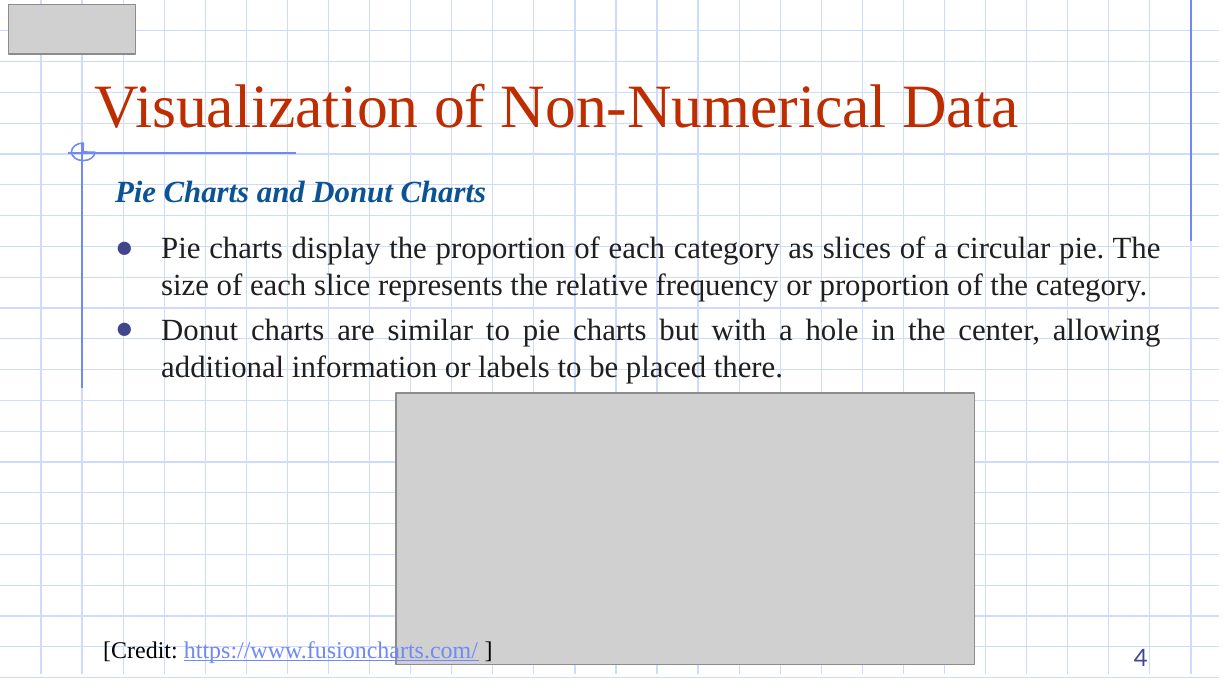
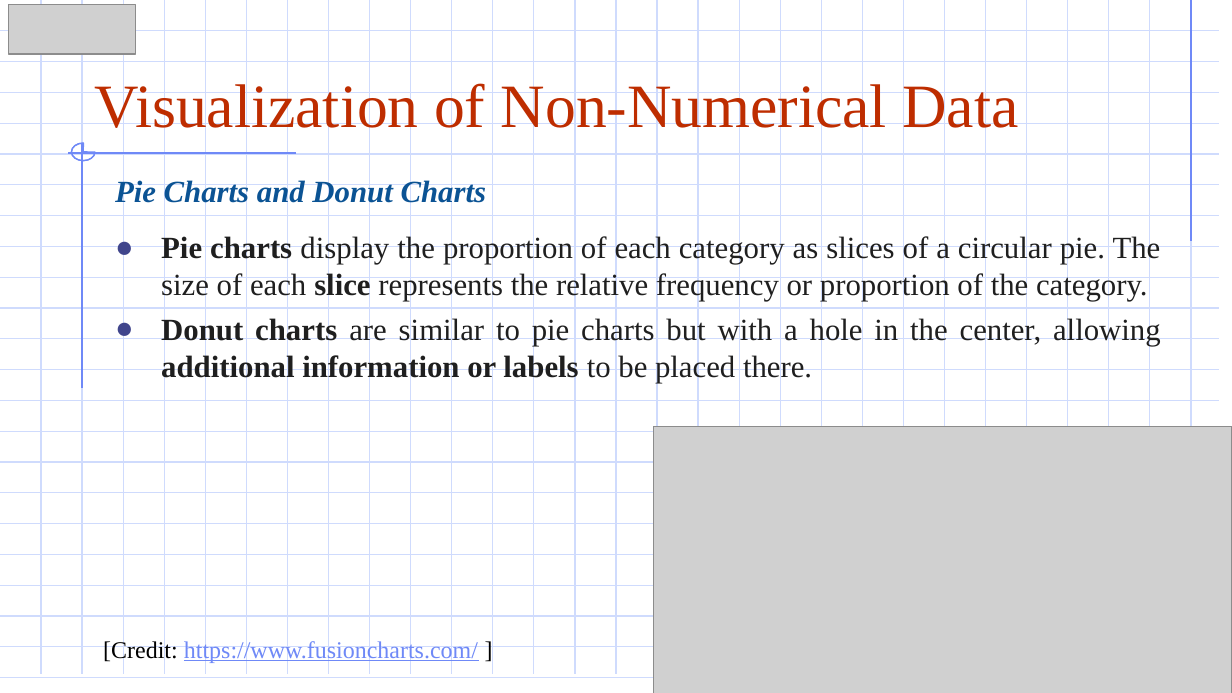
Before and after one commit to DazielNguyen/DBM302m, a slide deck: slide 4 of slides/2.3 Visualization of Non-Numerical Data.pptx. Drawn at 1232x693 pixels with LibreOffice and Linux fonts; fonts in the diff are those of the drawing; grey boxes stand for pictures. Boxes give left, top, right and bottom in pixels: in the first picture for what was removed or moved away, otherwise in the second. Text is boxed around its words. In the diff, an @@ line names an element or a change of style, - is before the commit and + after.

```diff
--- a/slides/2.3 Visualization of Non-Numerical Data.pptx
+++ b/slides/2.3 Visualization of Non-Numerical Data.pptx
@@ text "Pie charts display the proportion ..." at [161, 234, 1161, 383]: bold on in "Pie charts slice", "Donut charts additional information or labels" @@
@@ picture: place and size @@
-picture at [395, 393, 975, 664]
+picture at [653, 426, 1232, 693]
@@ page number removed at [1134, 646, 1148, 666] @@
-4
```
Also in this commit, not shown: 10 other slides changed, 15 other files.
